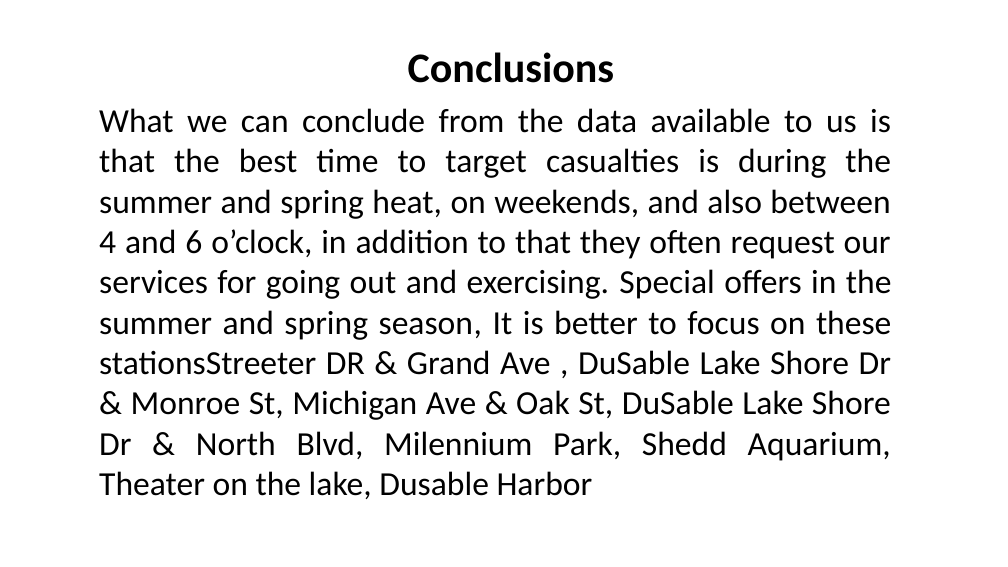
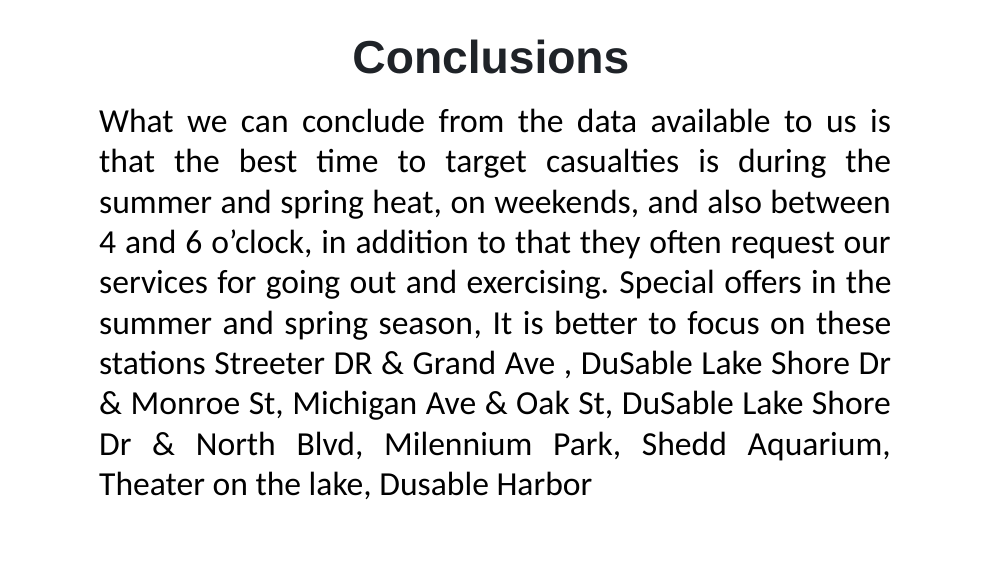
Before and after one commit to O-laksir/PowerBI-Cyclistic-, a slide deck: slide 13 of Cyclistic.pptx (slide 11 before the commit). Drawn at 1008x567 pixels with LibreOffice and Linux fonts; fonts in the diff are those of the drawing. Boxes give left, top, right and bottom in pixels: in the first picture for what was removed or moved away, otherwise in the second. Text is boxed around its words. In the diff, an @@ line names an element or a change of style, - is before the commit and + after.

```diff
--- a/Cyclistic.pptx
+++ b/Cyclistic.pptx
@@ text "Conclusions": place and size @@
-text "Conclusions" at box(408, 52, 614, 83)
+text "Conclusions" at box(352, 39, 629, 74)
@@ text "Conclusions" at box(352, 39, 629, 74): size 40 to 44 pt, font Calibri to Arial, text colour #000000 to #1F2328 @@
@@ text at box(99, 108, 892, 499): spaces changed @@
-What we can conclude from the data available to us is that the best time to target casualties is during the summer and spring heat, on weekends, and also between 4 and 6 o’clock, in addition to that they often request our services for going out and exercising. Special offers in the summer and spring season, It is better to focus on these stationsStreeter DR & Grand Ave , DuSable Lake Shore Dr & Monroe St, Michigan Ave & Oak St, DuSable Lake Shore Dr & North Blvd, Milennium Park, Shedd Aquarium, Theater on the lake, Dusable Harbor
+What we can conclude from the data available to us is that the best time to target casualties is during the summer and spring heat, on weekends, and also between 4 and 6 o’clock, in addition to that they often request our services for going out and exercising. Special offers in the summer and spring season, It is better to focus on these stations Streeter DR & Grand Ave , DuSable Lake Shore Dr & Monroe St, Michigan Ave & Oak St, DuSable Lake Shore Dr & North Blvd, Milennium Park, Shedd Aquarium, Theater on the lake, Dusable Harbor
```
Also in this commit, not shown: 8 other slides changed, 2 slides added.
